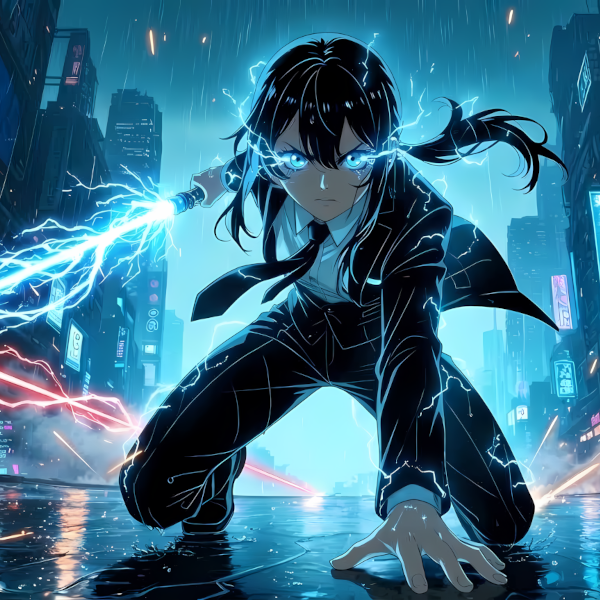
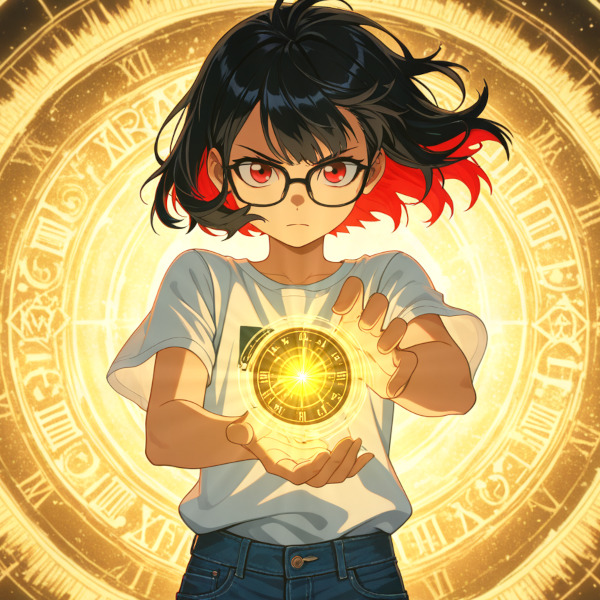
The second w=600, h=600 image is a revision of the first. Changes to its layers:
added layer "Rewrite_the_Ending_artwork.jpg" above "JUSTICE_keyvisual.png" over [0, 0, 600, 600]
